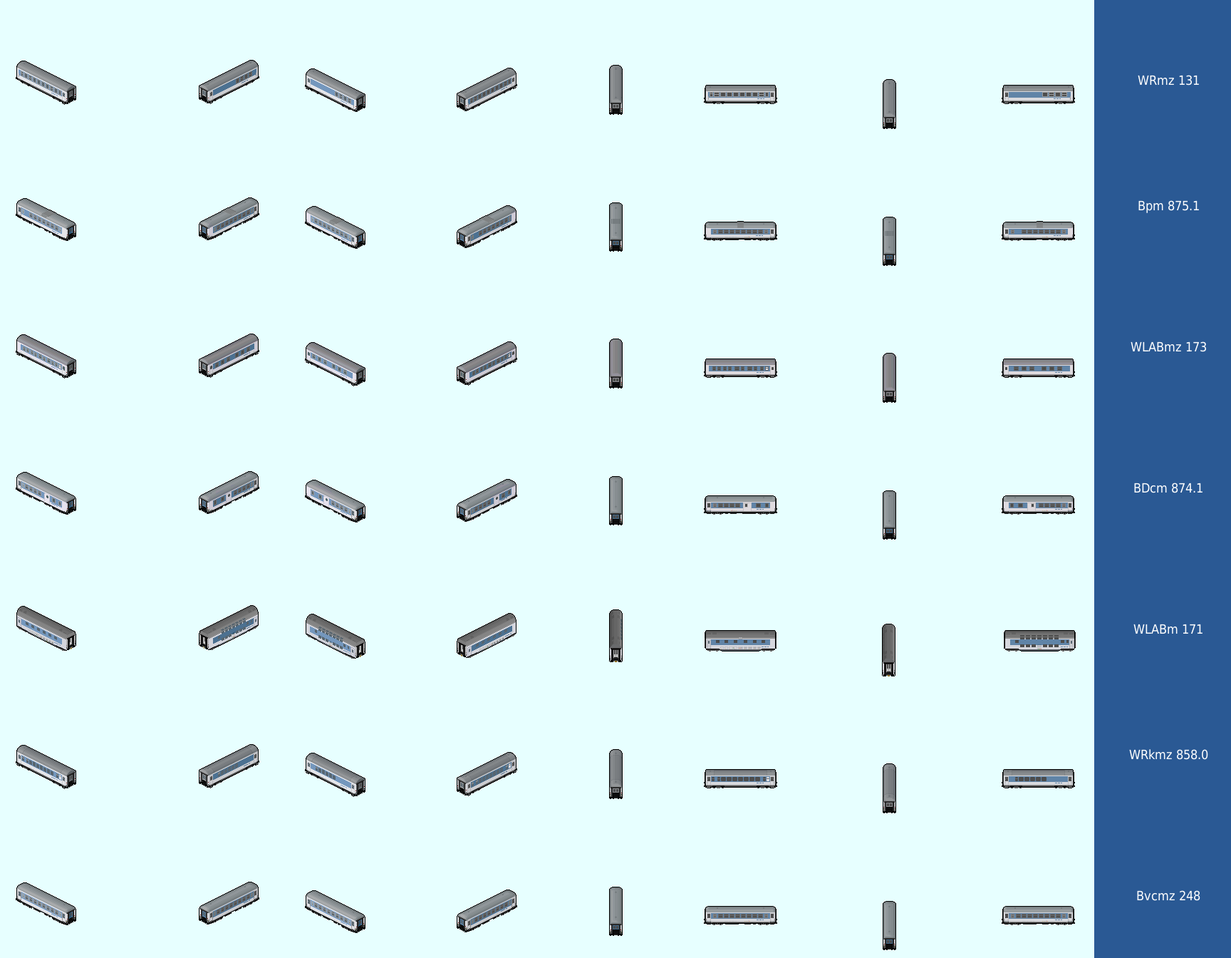
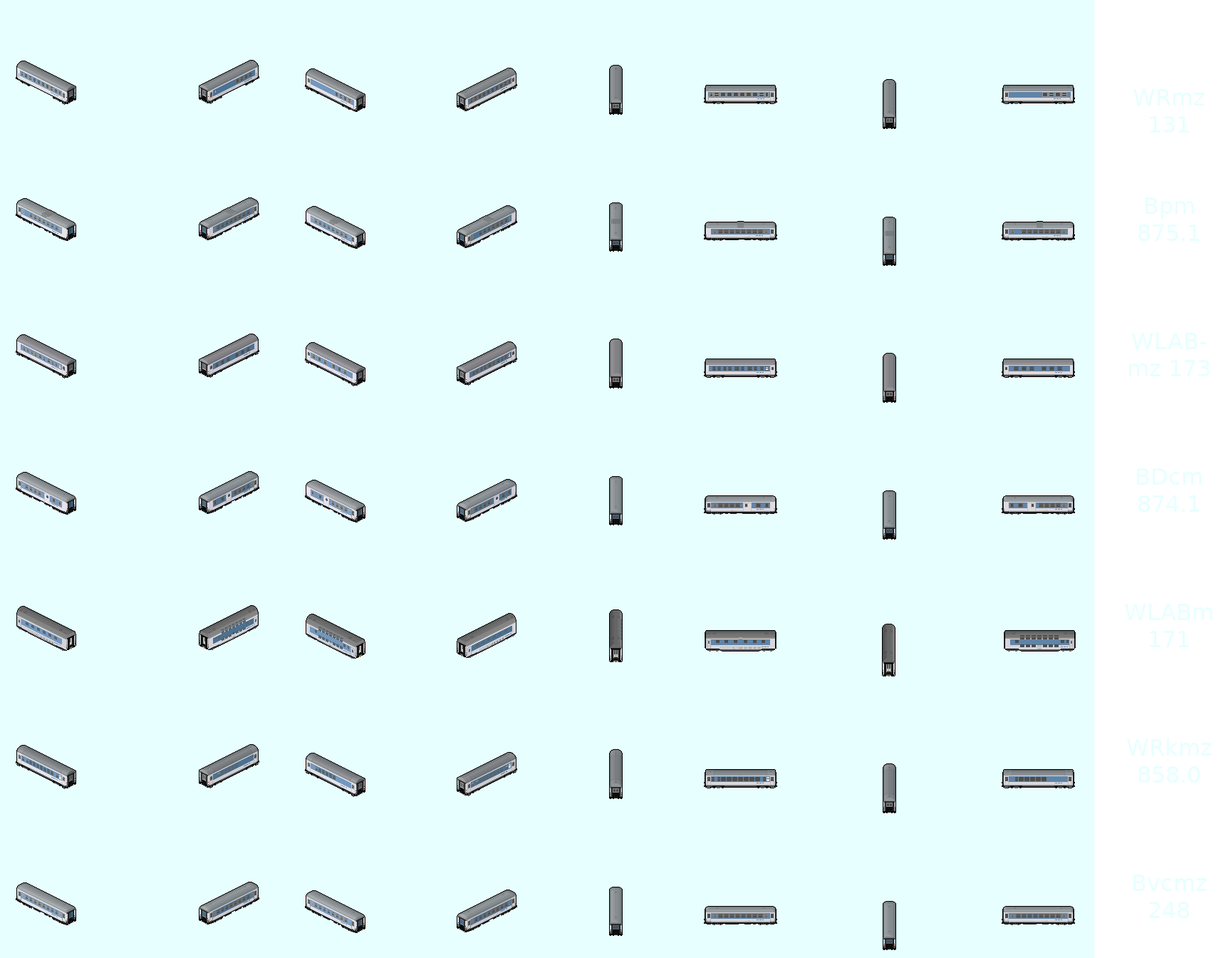
The second 1231x958 image is a revision of the first. Changes to its layers:
added layer "Mods by Flemm" above "..." over [17,68,258,100]
painted on "..." over [1125,74,1213,918]
hid "glasses" over [1094,0,1231,958]
painted on "WRmz 131 #1" over [1094,0,1231,137]
